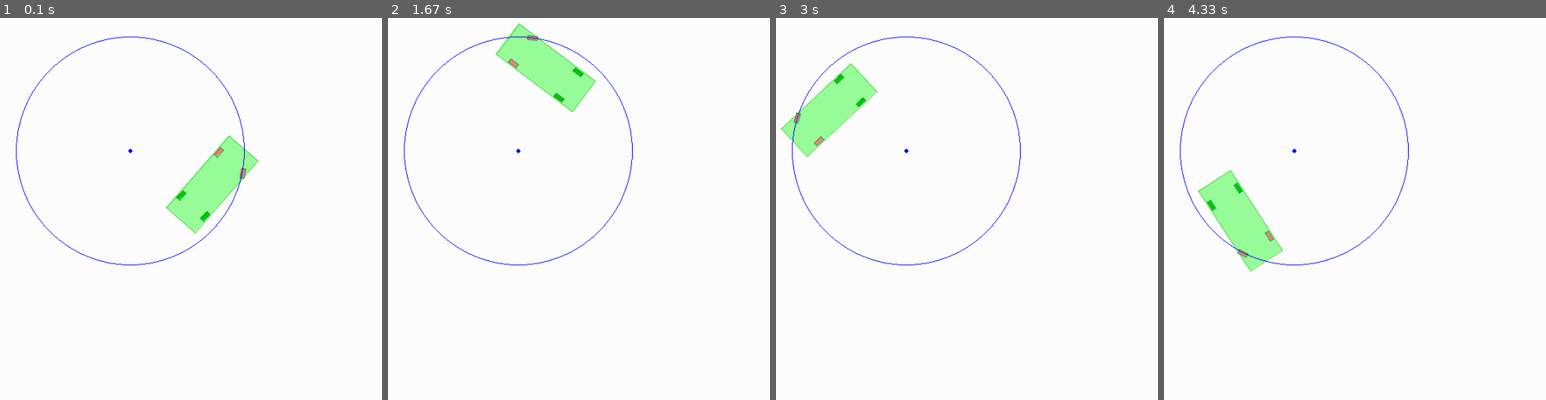
Above: before the commit, frames 1-4 (left to right).
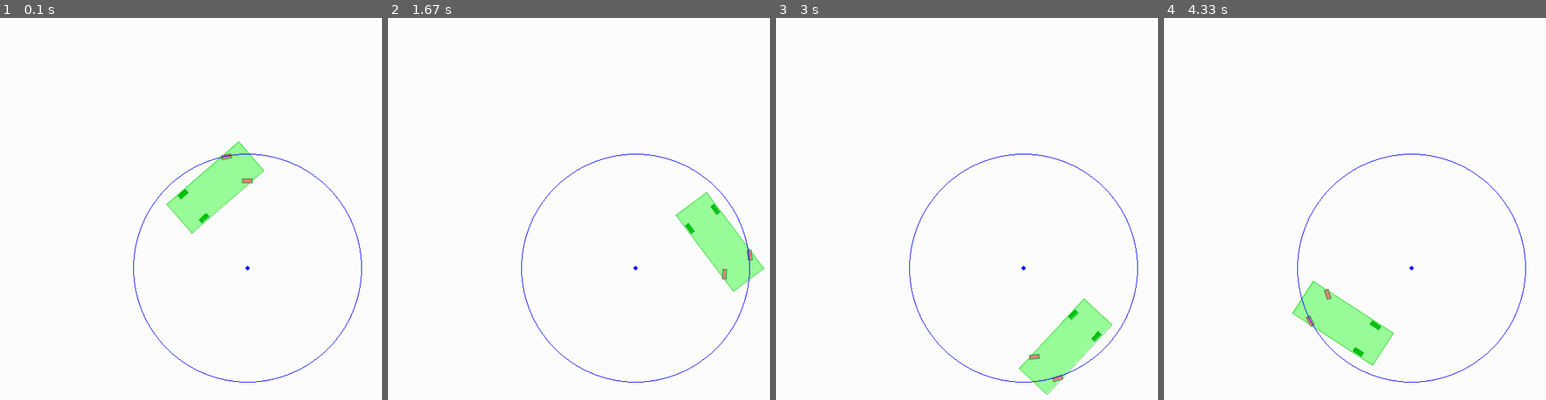
Above: after the commit, the same moments.

Repository: Bobbassoonguy/AutonomousVehicles
Game: pygame game, started from Scenarios/Scenario1_create_car.py
Two runs of this game, one before a commit and one after it. Both use one fixed random seed, a clock stepped at 60 frames per second and the inputs below.
Inputs:
- Up to frame 1 (0.1 s): no input
- Up to frame 2 (1.67 s): no input
- Up to frame 3 (3 s): no input
- Up to frame 4 (4.33 s): no input

The runs differ from the first frame. In frame 1, 2.3% of the frame differs, in the area x 4-95%, y 4-96%; in frame 2, 6.6%; in frame 3, 6.5%; in frame 4, 6.6%.

Commit message:
turn function with wheel turn

Diff:
--- a/Classes/Vehicle.py
+++ b/Classes/Vehicle.py
@@ -65,17 +65,23 @@
             i.rotate(degrees, rotation_point)
 
     def turn(self, turn_radius, turn_degrees, right_turn=True, display_turn_circle=False):
+        if turn_radius < self.MIN_TURN_DIAMETER/2:
+            raise ValueError('Attempted a turn radius which was smaller than minimum')
         if right_turn:
             center = self.get_turn_circle_center(turn_radius, right_turn=True)
             self.rotate(turn_degrees, center)
             if self.front_left_wheel.angle == self.angle:
                 self.front_left_wheel.rotate(math.degrees(math.asin(self.WHEELBASE/turn_radius)))
+                self.front_right_wheel.rotate(math.degrees(math.asin(self.WHEELBASE/math.sqrt(
+                    self.WHEELBASE**2+(-self.TRACK+math.sqrt(turn_radius**2-self.WHEELBASE**2))**2))))
 
         else:
             center = self.get_turn_circle_center(turn_radius, right_turn=False)
             self.rotate(-turn_degrees, center)
             if self.front_right_wheel.angle == self.angle:
                 self.front_right_wheel.rotate(-math.degrees(math.asin(self.WHEELBASE / turn_radius)))
+                self.front_left_wheel.rotate(-math.degrees(math.asin(self.WHEELBASE / math.sqrt(
+                    self.WHEELBASE ** 2 + (-self.TRACK + math.sqrt(turn_radius ** 2 - self.WHEELBASE ** 2)) ** 2))))
 
         if display_turn_circle:
             pygame.draw.circle(self.surface, [0, 0, 255], center, turn_radius * self.PIXELS_PER_METER, width=1)
--- a/Scenarios/Scenario1_create_car.py
+++ b/Scenarios/Scenario1_create_car.py
@@ -16,7 +16,7 @@
     clock.tick(main.FPS)
     main.main()
 
-    main.vehicles[0].turn(5.4, 1, right_turn=False, display_turn_circle=True)
+    main.vehicles[0].turn(5.4, 1, right_turn=True, display_turn_circle=True)
 
     pygame.display.flip()
 
